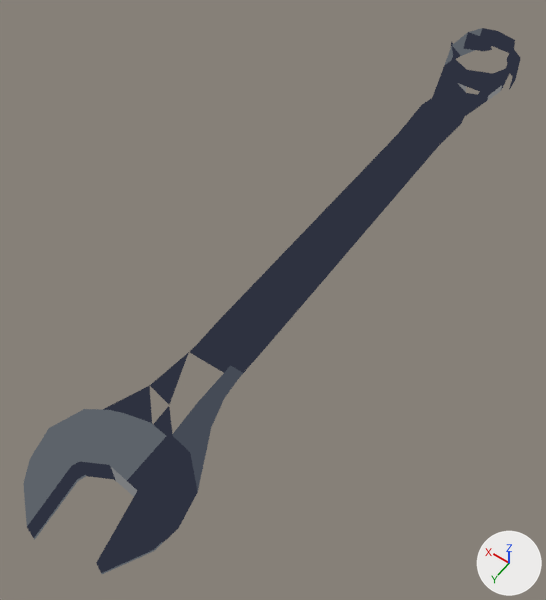
What one commit did to the glTF model src/ship/hub/assets/px/combination_wrench.glb.
Rendered twice from a 50 mm lens placed at (-0.111, 0.196, 0.25), pointed at (0.006, 0.033, -0.007). Arrows for +X, +Y and +Z are at lower right; the lights stay in place. The older version comes first. Vertices at exactly the same position are counted once.
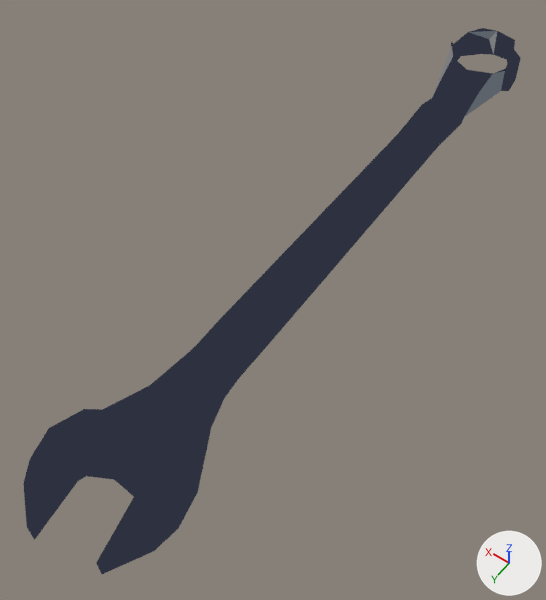
Boxes [x1, y1, x2, y2] around the edits, measured in the pictures (546 x 600 px; the box of a moved part takes in the faces that stretch with it):
part 1 of me_mesh, moved or reshaped: [432, 31, 520, 98] in both
part 2 of me_mesh, surface changed: [23, 28, 512, 574] in both

Edits to the bpy script that builds the scene:
```text
Change me_mesh:
    where me_mesh.from_pydata(...)  # 82 vertices, 160 faces; spans x -0.028..0.028, y -0.167..0.167, z 0.0..0.022
    used by ob_mesh; location = (0.0, 0.0, 0.0)
    me_mesh part 1
    me_mesh.vertices[73].co: (-0.009, -0.164, 0.021) -> (0.003, -0.124, 0.012)  # pixel (514, 39) -> pixel (455, 82)
    me_mesh.vertices[74].co: (-0.018, -0.147, 0.003) -> (0.011, -0.125, 0.012)  # pixel (508, 91) -> pixel (442, 77)
    me_mesh.vertices[75].co: (-0.018, -0.155, 0.004) -> (-0.009, -0.164, 0.021)  # pixel (515, 80) -> pixel (514, 39)
    me_mesh.vertices[76].co: (-0.019, -0.145, 0.018) -> (-0.018, -0.147, 0.003)  # pixel (514, 68) -> pixel (508, 91)
    me_mesh.vertices[77].co: (-0.018, -0.153, 0.019) -> (-0.018, -0.155, 0.004)  # pixel (520, 57) -> pixel (515, 80)
    me_mesh.vertices[78].co: (0.006, -0.161, 0.008) -> (-0.019, -0.145, 0.018)  # not seen -> pixel (514, 68)
    me_mesh.vertices[79].co: (0.003, -0.161, 0.018) -> (-0.018, -0.153, 0.019)  # pixel (489, 39) -> pixel (520, 57)
    me_mesh.vertices[80].co: (0.003, -0.124, 0.012) -> (0.006, -0.161, 0.008)  # pixel (455, 82) -> pixel (480, 54)
    me_mesh.vertices[81].co: (0.011, -0.125, 0.012) -> (0.003, -0.161, 0.018)  # pixel (442, 77) -> pixel (489, 39)
    me_mesh part 2: 131 kept faces spanning x -0.028..0.028, y -0.167..0.167, z 0.0..0.022 get new texture (UV) coordinates
```
